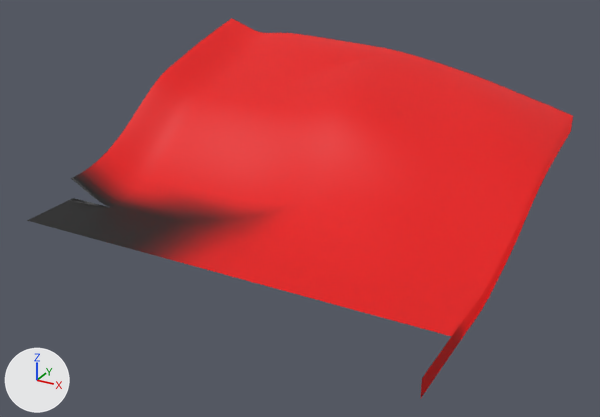
An edit to the glTF model public/assets/testmap/terrain_3_2.glb, drawn before and after from the same camera.
Both versions are drawn from a 50 mm lens placed at (118.1, -53.0, 38.9), pointed at (76.4, 22.9, 0.9). Every picture has the same lights, and +X, +Y and +Z are marked at lower left. The first picture is the older version. Vertices at exactly the same position are counted once.

Objects in the first picture: 'terrain_3_2.0', 'terrain_3_2.1'.
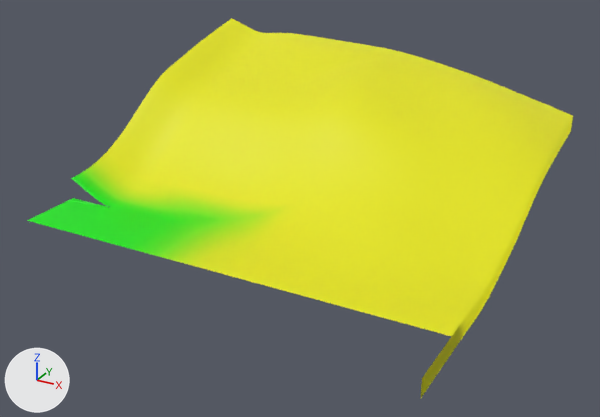
What differs and where, as boxes [x1, y1, x2, y2] in the pictures (600 x 417 px):
part 1 of me_terrain_3_2_0, recoloured (red to yellow): [92, 18, 573, 336] in both
part 2 of me_terrain_3_2_0, recoloured (lighter): [27, 166, 249, 260] in both
part 3 of me_terrain_3_2_1, recoloured: [420, 117, 573, 399] in both

What changed in the scene script:
```text
Change me_terrain_3_2_0:
    where me_terrain_3_2_0.from_pydata(...)  # 2352 vertices, 4500 faces; spans x 50.0..100.0, y 7.0..50.0, z -0.1..15.4
    used by ob_terrain_3_2_0; location = (0.0, 0.0, 0.0)
    me_terrain_3_2_0 part 1: 3944 faces centred in x 50.3..99.7, y 7.3..49.7, z -0.1..15.2 are repainted in the vertex colours; the middle colour goes from red #ff0000 to yellow #ffff00
    me_terrain_3_2_0 part 2: 556 faces centred in x 50.3..71.7, y 7.3..18.7, z 0.0..2.7 are repainted in the vertex colours; the middle colour goes from black #020000 to green #02ff00
Change me_terrain_3_2_1:
    where me_terrain_3_2_1.from_pydata(...)  # 106 vertices, 104 faces; spans x 100.0, y 0.0..50.0, z -2.1..8.0
    used by ob_terrain_3_2_1; location = (0.0, 0.0, 0.0)
    me_terrain_3_2_1 part 3: 104 faces centred in x 100.0, y 0.3..49.7, z -1.4..7.3 are repainted in the vertex colours; the middle colour goes from red #ff0000 to yellow #ffff00
```
